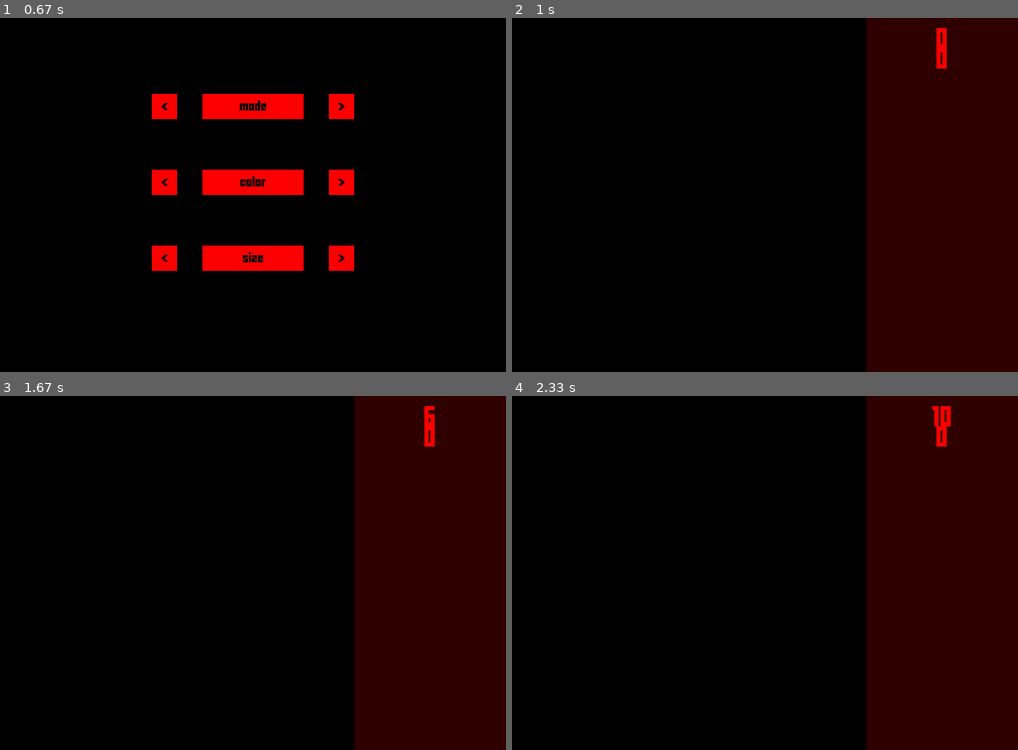
Above: before the commit, frames 1-4 (two rows, left to right).
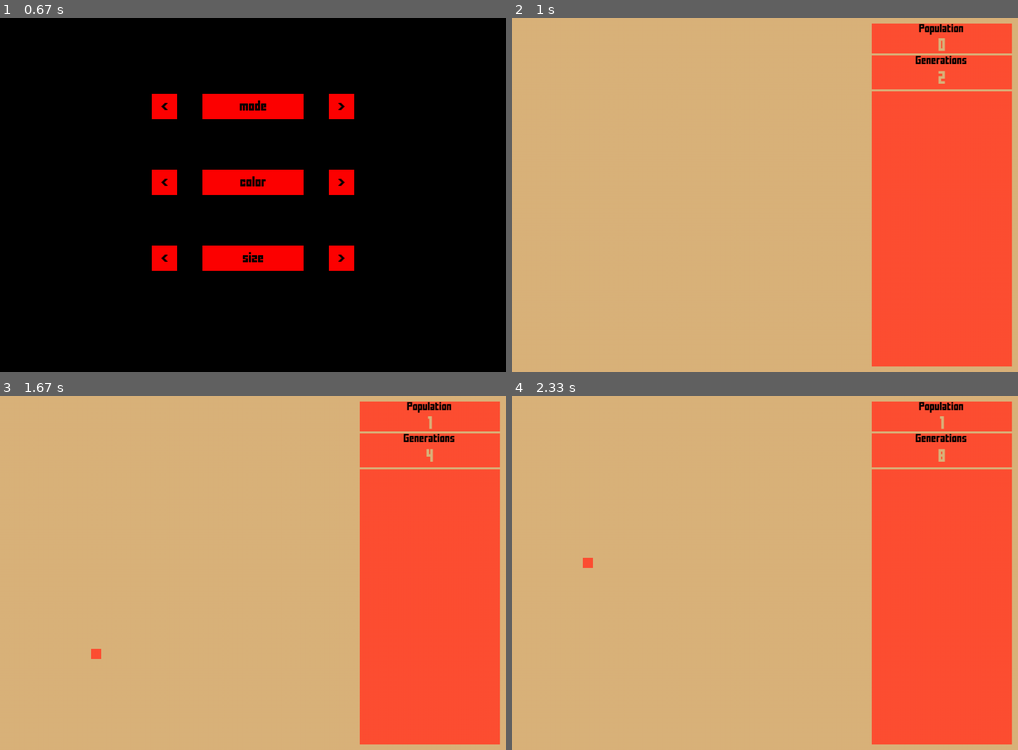
Above: after the commit, the same moments.

Repository: piotrksiazek/Pygame-of-Life
Game: pygame game, started from main.py
The game is run twice, just before and just after one commit, with the same random seed, the same clock (stepped at 60 frames per second) and the same inputs.
Inputs (mouse positions are in pixels of both pictures, inside the frame that each line leads up to):
- Up to frame 1 (0.67 s): tap Space at 0.33 s
- Up to frame 2 (1 s): tap Space at 0.67 s
- Up to frame 3 (1.67 s): tap Space at 1 s; click (96, 654) at 1.38 s
- Up to frame 4 (2.33 s): move the mouse to (825, 604) at 1.7 s; tap Space at 1.73, 2.03 s; click (582, 562) at 2.27 s

Frame 1 is identical in both runs. In frame 2, 100% of the frame differs, in the area x 0-100%, y 0-100%; in frame 3, 100%; in frame 4, 100%.

Commit message:
zmieniony kolor interfejsu

Diff:
--- a/main.py
+++ b/main.py
@@ -11,7 +11,8 @@
         pygame.display.set_caption('Pygame of Life')
         self.settings = Settings()
         self.screen = pygame.display.set_mode((self.settings.scr_width, self.settings.scr_height))
-        self.paused = True
+        self.paused = False
+        self.number_of_pauses = 10
         self.mode_list = ['mode', 'death', 'life', 'classic']
         self.mode = self.mode_list[0]
 
@@ -24,6 +25,7 @@
                 # This lets us pause the game and modify living and dead cells
                 if event.key == pygame.K_SPACE:
                     self.paused = True
+                    self.number_of_pauses -= 1
 
     # def make_love_not_war(self, gol, population):
     #     next_gen = population.draw_grid(self.screen, gol.settings.alive_color, gol.settings.dead_color, population.grid, gol.settings.cell_size, 1)
@@ -47,17 +49,17 @@
         while True:
             pygame.time.delay(100)
             interface.draw_bg(gol)
-            while self.paused:
+            while self.number_of_pauses > 0 and self.paused:
                 population.pre_game(population.grid, gol.settings.alive_color, gol.settings.dead_color, gol, interface, population)
                 interface.draw_bg(gol)
-                interface.draw_and_update_counter(population, gol, interface.interface_rect.centerx, 20, population.number_of_generations)
-                interface.draw_and_update_pop_counter(population, gol, interface.interface_rect.centerx, 60, population.count_living_cells())
+                interface.draw_and_update_counter(population, gol, population.number_of_generations)
+                interface.draw_and_update_pop_counter(population, gol, population.count_living_cells())
                 pygame.display.flip()
             self.check_events(population)
             next_gen = population.draw_grid(self.screen, gol.settings.alive_color, gol.settings.dead_color, population.grid, gol.settings.cell_size, 1)
             population.grid = next_gen
-            interface.draw_and_update_counter(population, gol, interface.interface_rect.centerx, 20, population.number_of_generations)
-            interface.draw_and_update_pop_counter(population, gol, interface.interface_rect.centerx, 60, population.number_of_living_cells)
+            interface.draw_and_update_counter(population, gol, population.number_of_generations)
+            interface.draw_and_update_pop_counter(population, gol, population.number_of_living_cells)
             pygame.display.flip()
 
 gol = GameOfLife()
--- a/population_and_intro.py
+++ b/population_and_intro.py
@@ -149,8 +149,8 @@
                     pygame.draw.rect(self.screen, alive_color, cell_rect)
                 else:
                     pygame.draw.rect(self.screen, dead_color, cell_rect)
-        interface.draw_and_update_counter(population, gol, interface.interface_rect.centerx, 20, self.number_of_generations)
-        interface.draw_and_update_pop_counter(population, gol, interface.interface_rect.centerx, 60, self.number_of_living_cells)
+        interface.draw_and_update_counter(population, gol, self.number_of_generations)
+        interface.draw_and_update_pop_counter(population, gol, self.number_of_living_cells)
 
 
     def draw_grid(self, screen, alive_color, dead_color, grid, cell_size, align):
--- a/settings.py
+++ b/settings.py
@@ -3,11 +3,11 @@
 
 class Settings:
     def __init__(self):
-        self.colors_of_life = [(randint(1,255), randint(1,255), randint(1,255)) for x in range(100)]
+        self.colors_of_life = [(255, 79, 51) for x in range(100)]
         self.colors_of_life_intro = [(randint(1,255), randint(1,255), randint(1,255)) for x in range(10)]
         self.dimmer = 255
 
-        self.colors_of_death = [(0,0,0), (20,20,20), (150,150,150), (255,0,0)]
+        self.colors_of_death = [(219, 179, 123), (20,20,20), (150,150,150), (255,0,0)]
         self.max_color_of_life = len(self.colors_of_life) - 1
         self.max_color_of_death = len(self.colors_of_death) - 1
         self.alive_color = self.colors_of_life[0]
--- a/text_and_menu.py
+++ b/text_and_menu.py
@@ -5,40 +5,47 @@
 class Interface:
     def __init__(self, gol, population):
         # Generation counter attributes
-        self.counter_color = (255, 0, 0)
-        self.counter_font = pygame.font.Font('assets/FFFFORWA.TTF', 32)
+        self.counter_color = (219, 179, 123)
+        self.counter_font = pygame.font.Font('assets/FFFFORWA.TTF', 20)
         self.counter_text = self.counter_font.render('0', True, self.counter_color)
         self.counter_rect = self.counter_text.get_rect()
 
         # Population counter attributes
-        self.pop_counter_color = (255, 0, 0)
-        self.pop_counter_font = pygame.font.Font('assets/FFFFORWA.TTF', 32)
+        self.pop_counter_color = (219, 179, 123)
+        self.pop_counter_font = pygame.font.Font('assets/FFFFORWA.TTF', 20)
         self.pop_counter_text = self.pop_counter_font.render('0', True, self.pop_counter_color)
         self.pop_counter_rect = self.pop_counter_text.get_rect()
 
         # Interface board attributes
-        self.interface_bg_color = (50, 0, 0)
-        self.interface_rect = pygame.Rect(gol.settings.scr_height, 0, gol.settings.scr_width-gol.settings.scr_height, gol.settings.scr_height)
+        # self.interface_bg_color = (219, 75, 98)
+        # self.interface_rect = pygame.Rect(gol.settings.scr_height, 0, gol.settings.scr_width-gol.settings.scr_height, gol.settings.scr_height)
+        self.interface_img = pygame.image.load('assets/projekt interfejsu.png')
+        self.interface_rect = self.interface_img.get_rect()
+        self.interface_img_y = 0
+        self.interface_img_x = gol.settings.scr_height
+
 
 
     def draw_bg(self, gol):
-        pygame.draw.rect(gol.screen, self.interface_bg_color, self.interface_rect)
-
-    def draw_and_update_counter(self, population, gol, centerx, y, things_to_count):
+        # pygame.draw.rect(gol.screen, self.interface_bg_color, self.interface_rect)
+        gol.screen.blit(self.interface_img, (self.interface_img_x, self.interface_img_y))
+
+    def draw_and_update_counter(self, population, gol, things_to_count):
         # self.counter_rect.centerx = self.interface_rect.centerx
         # self.counter_rect.y = 20
-        self.counter_rect.centerx = centerx
-        self.counter_rect.y = y
+        self.counter_rect.centerx = gol.settings.scr_width - self.interface_rect.size[0] / 2
+        self.counter_rect.y = 105
         gol.screen.blit(self.counter_text, self.counter_rect)
         self.counter_text = self.counter_font.render(f'{things_to_count}', True, self.counter_color)
         self.counter_rect = self.counter_text.get_rect()
 
-    def draw_and_update_pop_counter(self, population, gol, centerx, y, things_to_count):
-        self.pop_counter_rect.centerx = centerx
-        self.pop_counter_rect.y = y
+    def draw_and_update_pop_counter(self, population, gol, things_to_count):
+        self.pop_counter_rect.centerx = gol.settings.scr_width - self.interface_rect.size[0] / 2
+        self.pop_counter_rect.y = 40
         gol.screen.blit(self.pop_counter_text, self.pop_counter_rect)
         self.pop_counter_text = self.pop_counter_font.render(f'{things_to_count}', True, self.counter_color)
         self.pop_counter_rect = self.pop_counter_text.get_rect()
+
 
 
 
@@ -141,6 +148,7 @@
                     if self.size_button.text != 'size':
                         gol.settings.cell_size = int(self.size_button.text)
 
+
     def draw_menu(self, gol):
         while self.in_menu:
             self.check_menu_events(gol)
@@ -157,6 +165,7 @@
             self.size_button.draw_button(gol)
             self.size_l_arrow.draw_arrow(gol, 300)
             self.size_r_arrow.draw_arrow(gol, 650)
+
 
 
             pygame.display.flip()
Binary file added: assets/interfejs_wersja_1.png
Binary file added: assets/projekt interfejsu.png
